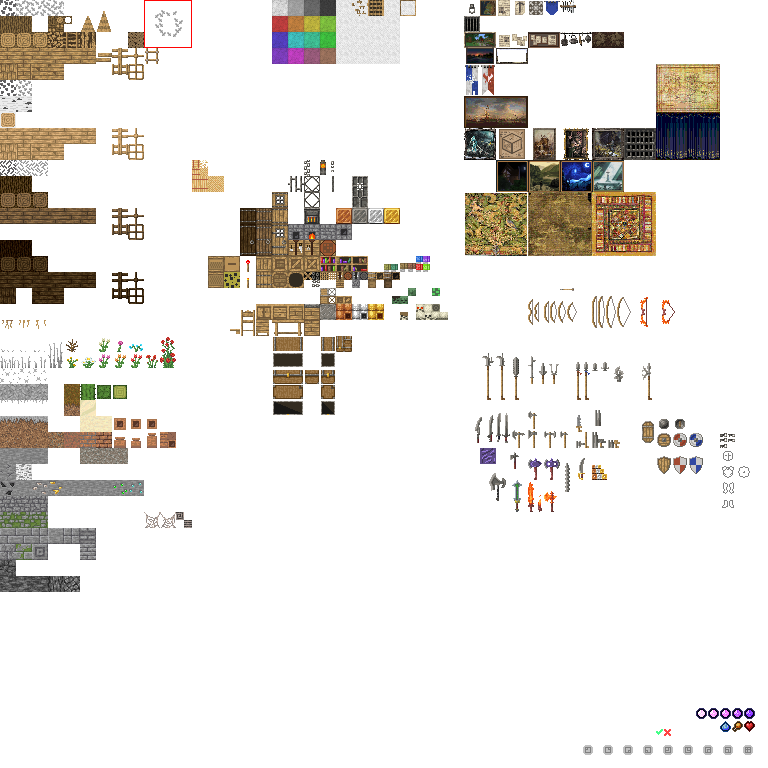
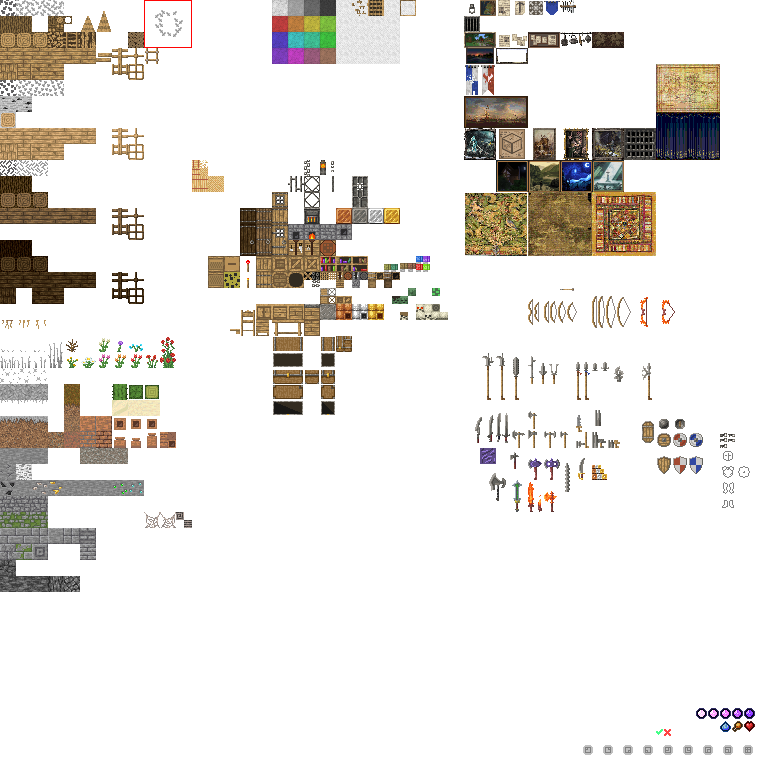
Layered file, before and after one edit (768x768). Changes by layer:
painted on "main" over [left=0, top=80, right=160, bottom=432]
